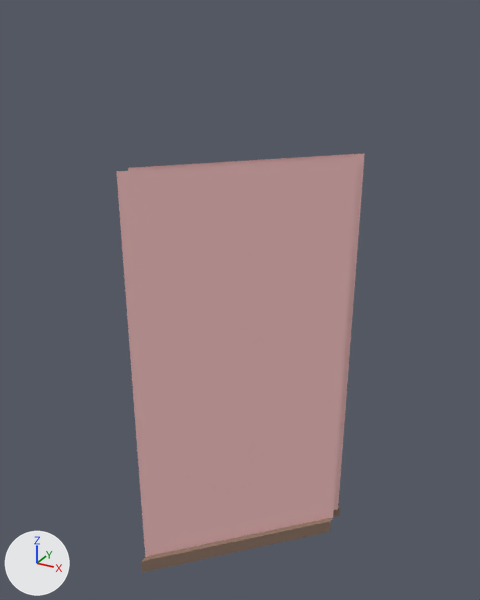
Two versions of the FBX model Content/Game_Art/FBX/Archi/SM_Mur_45_Droite_1x1.fbx, one commit apart.
One viewpoint serves both versions: a 50 mm lens placed at (2.28, -2.83, 3.6), pointed at (0.43, 0.54, 1.91). The axes (+X, +Y, +Z) are drawn at lower left. The lights are the same throughout.

The first picture shows 'SM_Mur_45_Droite_1x1'.
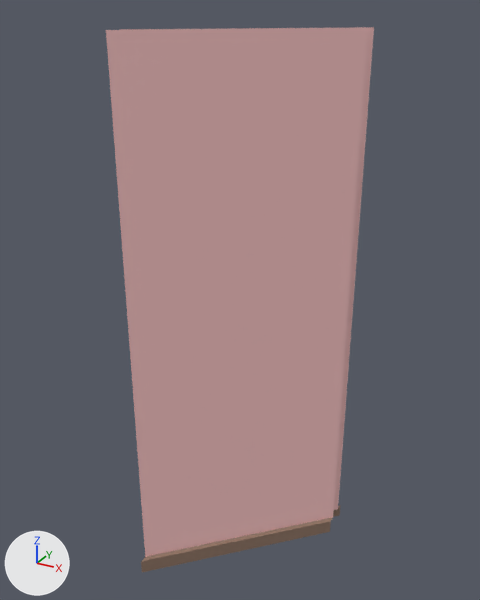
The change in detail:
me_mesh has 20 vertices, 8 faces and spans x 0.0..1.0, y -0.1..1.1, z 0.0..2.8.
me_mesh is used by ob_sm_mur_45_droite_1x1; location (0.0, 0.0, 0.0).
Before the commit, vertices of me_mesh: 3 (0.0, -0.05, 2.8) at pixel (116, 171), 4 (0.0, 0.05, 2.8) at pixel (128, 167), 13 (1.0, 1.05, 2.8) at pixel (364, 153), 19 (1.0, 0.95, 2.8) at pixel (358, 156).
Part 1, on me_mesh:
Vertices 3, 4, 13, 19 of me_mesh move by (0.0, 0.0, 0.7).

Changed parts and their boxes [x1, y1, x2, y2] in the pictures (480 x 600 px; the box of a moved part takes in the faces that stretch with it):
'SM_Mur_45_Droite_1x1', reshaped (8% wider, 30% taller)
    before: [116, 153, 365, 572]
    after: [106, 27, 374, 572]
part 1 of me_mesh, moved or reshaped
    before: [116, 153, 365, 174]
    after: [106, 27, 374, 174]
